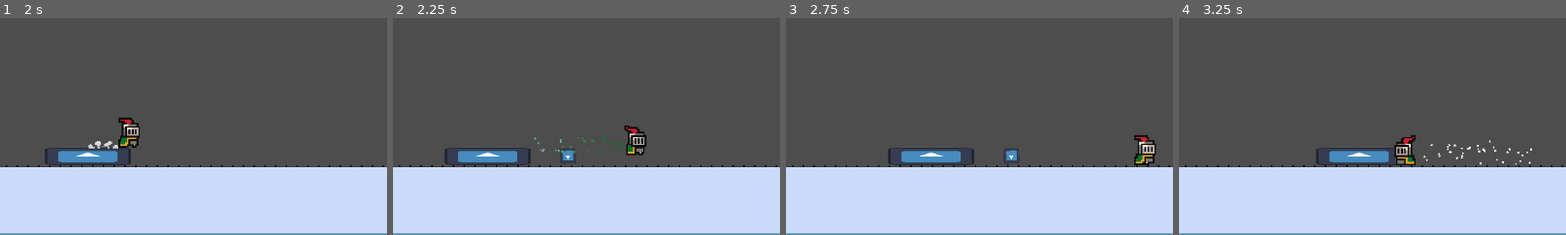
Above: before the commit, frames 1-4 (left to right).
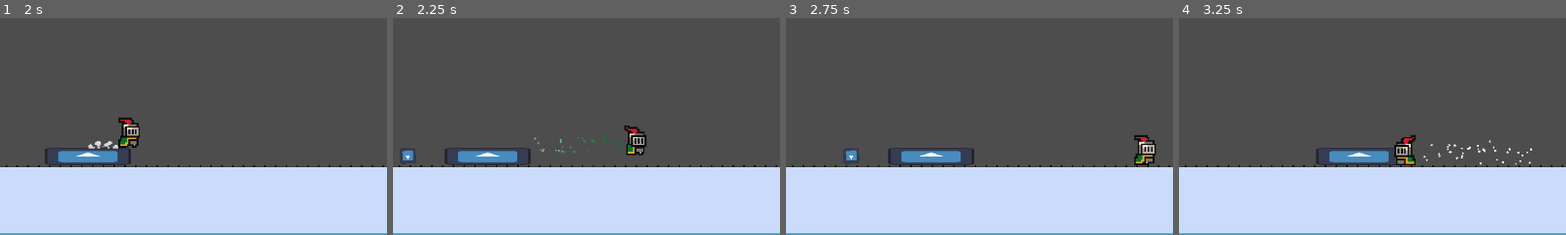
Above: after the commit, the same moments.

Repository: PjotrNik/shefjam
Game: Godot game, scene res://scenes/start_page.tscn
Two runs of this game, one before a commit and one after it. Both use one fixed random seed, a clock stepped at 60 frames per second and the inputs below. The engine's default icon, where the game draws it, is replaced by a stand-in: a white triangle on a blue panel in a dark square.
Inputs:
- Up to frame 1 (2 s): click "Start" at 0.5 s; hold D (move_right) from 1.28 s (still down); tap Space (dash) at 1.35 s; tap W (jump) at 1.52 s
- Up to frame 2 (2.25 s): keep holding D (move_right); tap Space (dash) at 2.1 s
- Up to frame 3 (2.75 s): keep holding D (move_right); tap W (jump) at 2.27 s
- Up to frame 4 (3.25 s): release D (move_right) at 2.78 s; hold A (move_left) from 2.78 s (still down); tap Space (dash) at 2.85 s
The pictures show only the part of the screen within x 18-68%, y 50-100%; the shares and areas given below are measured in that part.

Frame 1 is identical in both runs. In frame 2, 0.3% of the frame differs, in the area x 2-48%, y 60-68%; in frame 3, 0.4%, in the area x 15-61%, y 60-68%; in frame 4, nothing differs.

Commit message:
boss can attack both sides

Diff:
--- a/boss.tscn
+++ b/boss.tscn
@@ -74,6 +74,9 @@
 [node name="Attack Slash" type="Node2D" parent="."]
 position = Vector2(119, 50)
 
+[node name="Attack Slash Left" type="Node2D" parent="."]
+position = Vector2(-119, 50)
+
 [connection signal="timeout" from="State_Machine/Boss_Walk/lob_timer" to="State_Machine/Boss_Walk" method="_on_lob_timer_timeout"]
 [connection signal="timeout" from="State_Machine/Boss_Slash/windup" to="State_Machine/Boss_Slash" method="_on_windup_timeout"]
 [connection signal="timeout" from="State_Machine/Boss_Lob/windup" to="State_Machine/Boss_Lob" method="_on_windup_timeout"]
--- a/scripts/Boss_Slash.gd
+++ b/scripts/Boss_Slash.gd
@@ -22,6 +22,9 @@
 
 func _on_windup_timeout():
 	var instance = slash.instantiate()
-	$"../../Attack Slash".add_child(instance)
+	if $"../..".direction == 1:
+		$"../../Attack Slash".add_child(instance)
+	else:
+		$"../../Attack Slash Left".add_child(instance)
 	Transitioned.emit(self, "Boss_Walk")
 	print ("Sending out attack")
